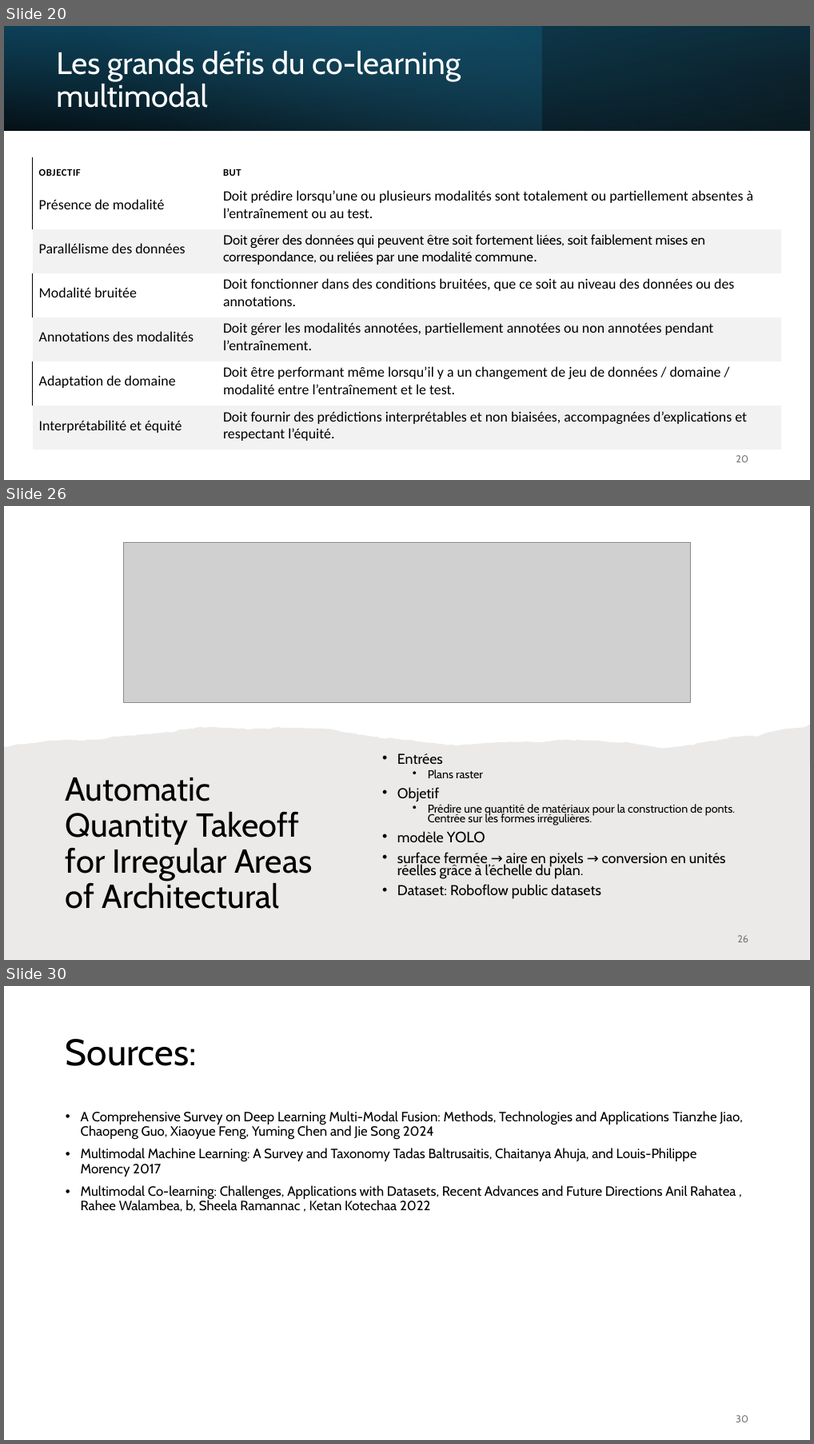
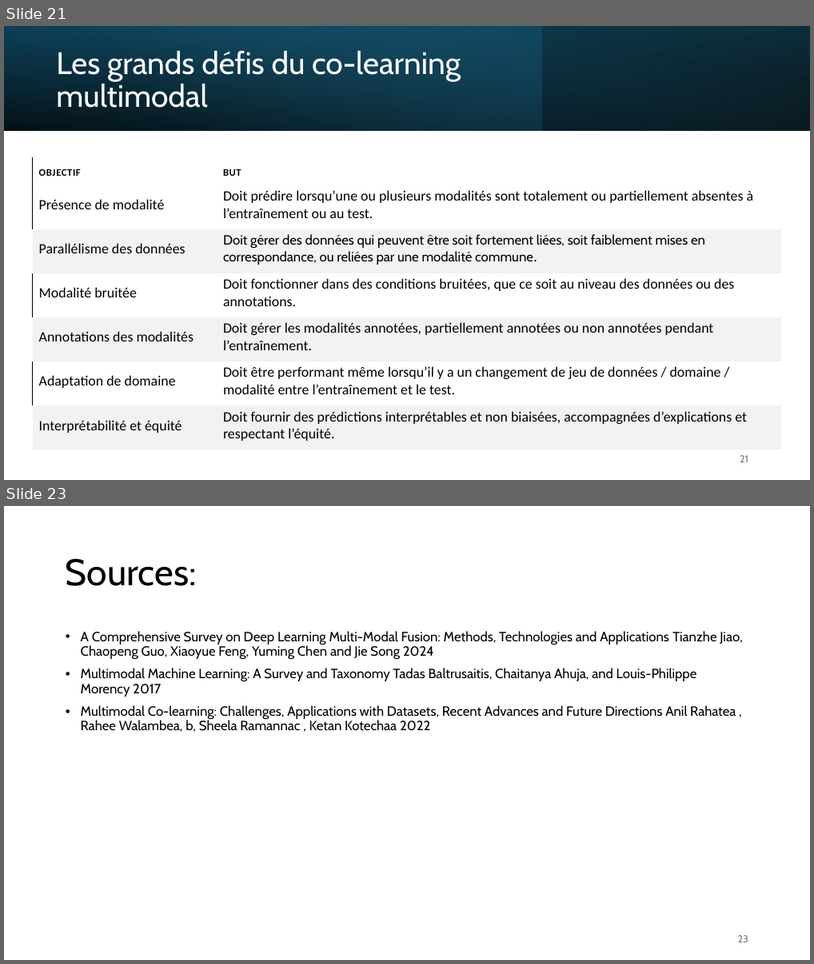
Before and after one commit to IzowRM/Stage-Cetic, a slide deck: Doc Slide/Presentation_du_27_01.pptx. Shown one above the other, each under a label of ours: slides 20, 26 and 30 before the commit, slides 21 and 23 after it; the slides between them are not shown. The pictures are 814x1444 and 814x964 pixels, drawn with LibreOffice and Linux fonts; fonts in the diff are those of the drawing; grey boxes stand for pictures. Boxes give left, top, right and bottom in pixels: in the first picture for what was removed or moved away, otherwise in the second. Text is boxed around its words. In the diff, an @@ line names an element or a change of style, - is before the commit and + after.

```diff
--- a/Doc Slide/Presentation_du_27_01.pptx
+++ b/Doc Slide/Presentation_du_27_01.pptx
@@ slide 26 removed at <box>4,506,810,960</box>, background #FFFFFF @@
@@ picture removed at <box>124,543,691,703</box> @@
@@ freeform shape removed at <box>4,724,810,960</box> @@
@@ text removed at <box>398,753,735,899</box> @@
-• Entrées
-  • Plans raster
-• Objetif
-  • Prédire une quantité de matériaux pour la construction de ponts. Centrée sur les formes irrégulières.
-• modèle YOLO
-• surface fermée → aire en pixels → conversion en unités réelles grâce à l’échelle du plan.
-• Dataset: Roboflow public datasets
@@ title removed at <box>66,777,312,908</box> @@
-Automatic Quantity Takeoff for Irregular Areas of Architectural
@@ page number removed at <box>738,935,749,942</box> @@
-26
@@ what was slide 20 is now slide 21 @@
@@ page number at <box>740,455,749,462</box>: text changed @@
-20
+21
@@ what was slide 30 is now slide 23 @@
@@ page number at <box>738,935,749,942</box>: text changed @@
-30
+23
```
Also in this commit, not shown: 4 slides changed, 2 slides added, 8 other slides removed, 7 other files.
